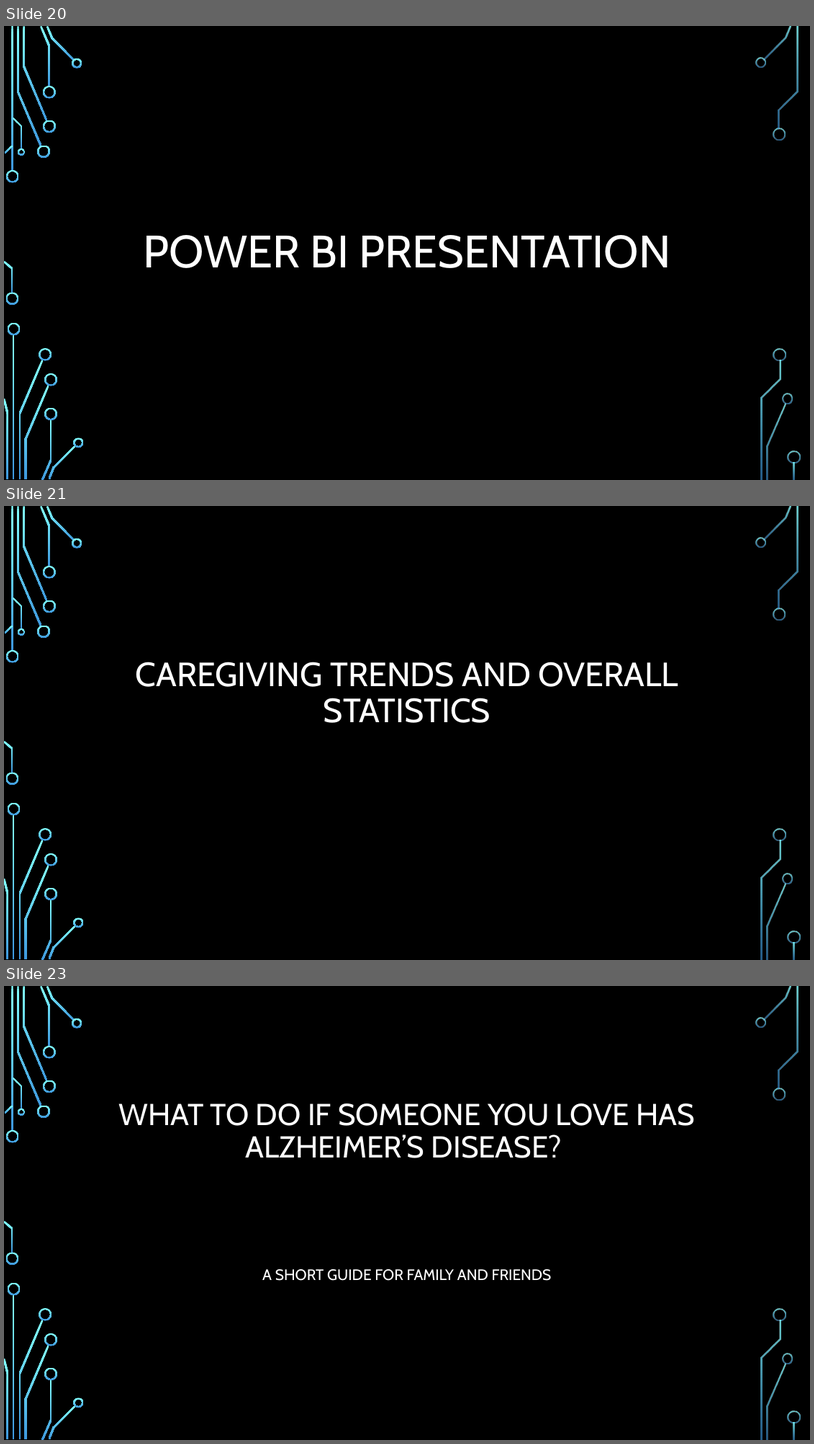
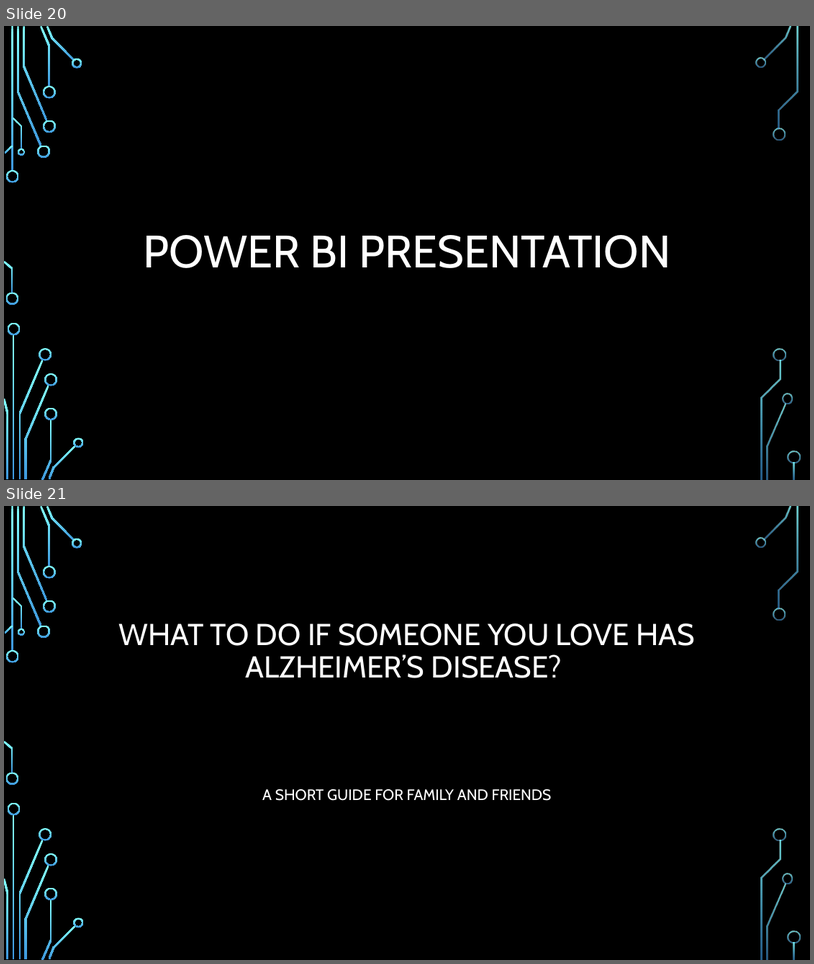
Before and after one commit to MrBardot/Trends-in-Alzheimers-Disease-Fatalities-in-the-United-States-and-Tennessee-from-1999-2018.-, a slide deck: Presentation/Alzheimer’s Disease Trends in the United States.pptx. Shown one above the other, each under a label of ours: slides 20, 21 and 23 before the commit, slides 20 and 21 after it; the slides between them are not shown. The pictures are 814x1444 and 814x964 pixels, drawn with LibreOffice and Linux fonts; fonts in the diff are those of the drawing; background and template pictures are left out. Boxes give left, top, right and bottom in pixels: in the first picture for what was removed or moved away, otherwise in the second. Text is boxed around its words. In the diff, an @@ line names an element or a change of style, - is before the commit and + after.

Commit message:
removed caregiving slides

```diff
--- a/Presentation/Alzheimer’s Disease Trends in the United States.pptx
+++ b/Presentation/Alzheimer’s Disease Trends in the United States.pptx
@@ slide 21 removed at (x1=4, y1=506, x2=810, y2=960), background picture (left out); not listed: 36 template elements that a slide beside it also shows @@
@@ title removed at (x1=136, y1=662, x2=679, y2=723) @@
-CAREGIVING TRENDS AND OVERALL STATISTICS
@@ what was slide 23 is now slide 21 @@
```
Also in this commit, not shown: 1 other slide removed.
